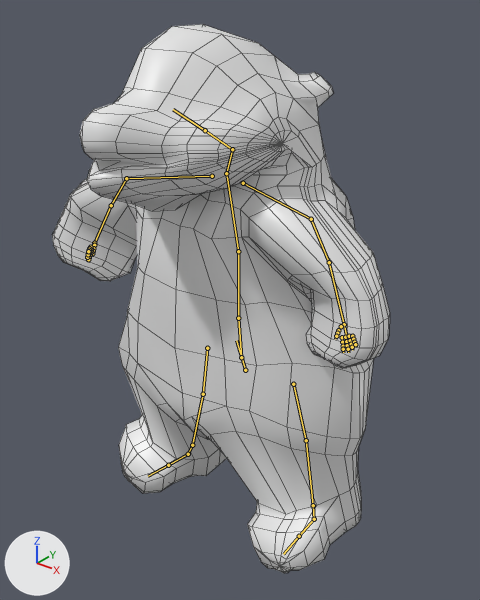
Renders of the FBX model Assets/Design_/models/Humans/panda_human.fbx from each side of a commit.
Before and after are seen from a camera (50 mm lens) standing at (4.11, -5.43, 5.79) and looking at (0.14, -0.47, 2.71). Arrows for +X, +Y and +Z are at lower left; the lights stay in place. Both versions are drawn at the pose saved in each file; the numbers are the values there. The bones that bend it are drawn over the model as lines. Mesh edges are drawn as thin lines.
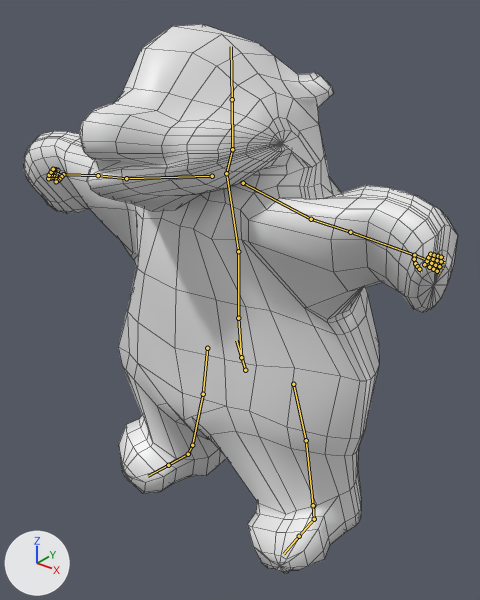
What differs and where, as boxes [x1, y1, x2, y2] in the pictures (480 x 600 px):
'Plane', posed (28% wider): before [52, 24, 390, 573]; after [24, 24, 458, 573]
bone 'Upper Arm.L', root to tip: before (311, 219) to (329, 262); after (311, 219) to (350, 232)
bone 'Lower Arm.L', root to tip: before (329, 262) to (344, 324); after (350, 232) to (414, 255)
bone 'Upper Arm.R', root to tip: before (126, 178) to (111, 205); after (126, 178) to (98, 175)

The edits, one by one:
Bone 'Upper Arm.L' (bone_upper_arm_l) turns from (-44, -4, -54) to (-16, 26, -11) degrees about its own x, y and z.
Bone 'Lower Arm.L' (bone_lower_arm_l) turns from (-13, -2, -23) to (-8, -1, -14) degrees about its own x, y and z.
Bone 'Upper Arm.R' (bone_upper_arm_r) turns from (-42, 2, 51) to (-16, -26, 11) degrees about its own x, y and z.
